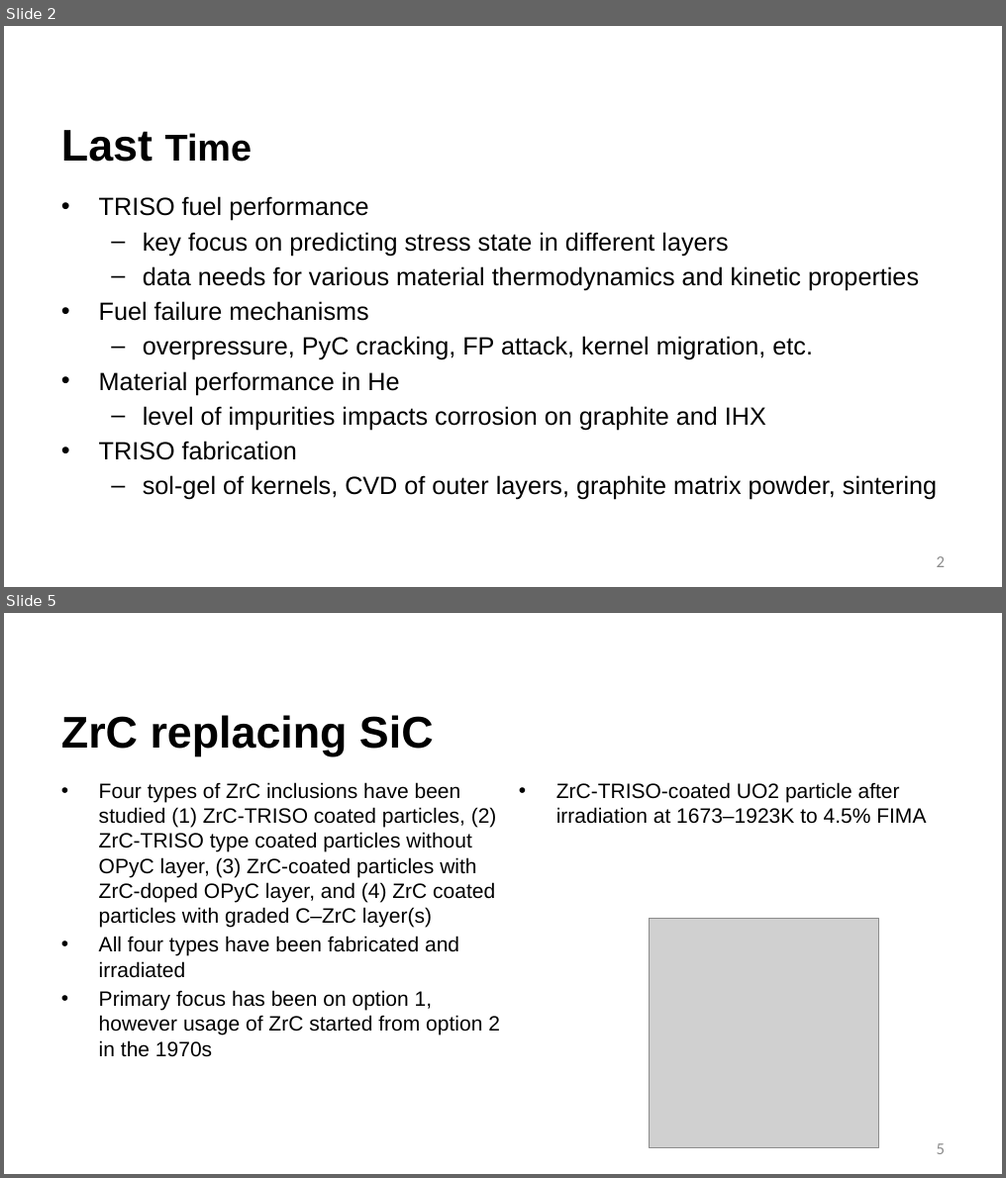
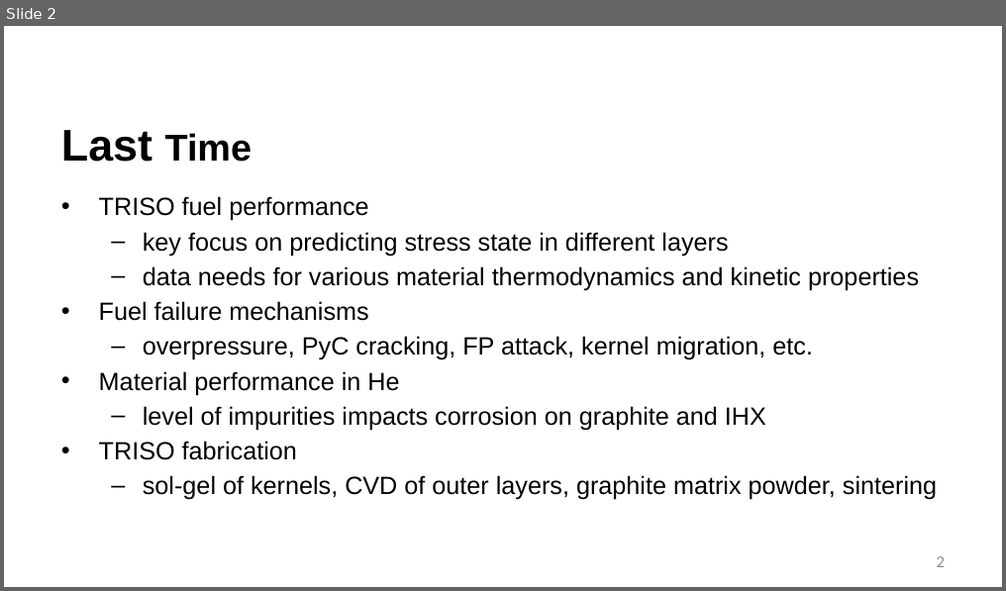
Before and after one commit to benbeeler/TEACHING, a slide deck: Advanced Reactor Materials/Fall2026/Lec7_TRISO.pptx. Shown one above the other, each under a label of ours: slides 2 and 5 before the commit, slide 2 after it; the slides between them are not shown. The pictures are 1006x1178 and 1006x591 pixels, drawn with LibreOffice and Linux fonts; fonts in the diff are those of the drawing; grey boxes stand for pictures; background and template pictures are left out. Boxes give left, top, right and bottom in pixels: in the first picture for what was removed or moved away, otherwise in the second. Text is boxed around its words. In the diff, an @@ line names an element or a change of style, - is before the commit and + after.

```diff
--- a/Advanced Reactor Materials/Fall2026/Lec7_TRISO.pptx
+++ b/Advanced Reactor Materials/Fall2026/Lec7_TRISO.pptx
@@ slide 5 removed at (x1=4, y1=613, x2=1002, y2=1174), background #FFFFFF @@
@@ title removed at (x1=61, y1=715, x2=434, y2=757) @@
-ZrC replacing SiC
@@ text removed at (x1=99, y1=782, x2=500, y2=1058) @@
-• Four types of ZrC inclusions have been studied (1) ZrC-TRISO coated particles, (2) ZrC-TRISO type coated particles without OPyC layer, (3) ZrC-coated particles with ZrC-doped OPyC layer, and (4) ZrC coated particles with graded C–ZrC layer(s)
-• All four types have been fabricated and irradiated
-• Primary focus has been on option 1, however usage of ZrC started from option 2 in the 1970s
@@ text removed at (x1=556, y1=782, x2=926, y2=824) @@
-• ZrC-TRISO-coated UO2 particle after irradiation at 1673–1923K to 4.5% FIMA
@@ picture removed at (x1=649, y1=919, x2=879, y2=1149) @@
@@ page number removed at (x1=937, y1=1144, x2=944, y2=1155) @@
-5
```
Also in this commit, not shown: 1 slide changed, 12 other slides removed, 4 other files.
